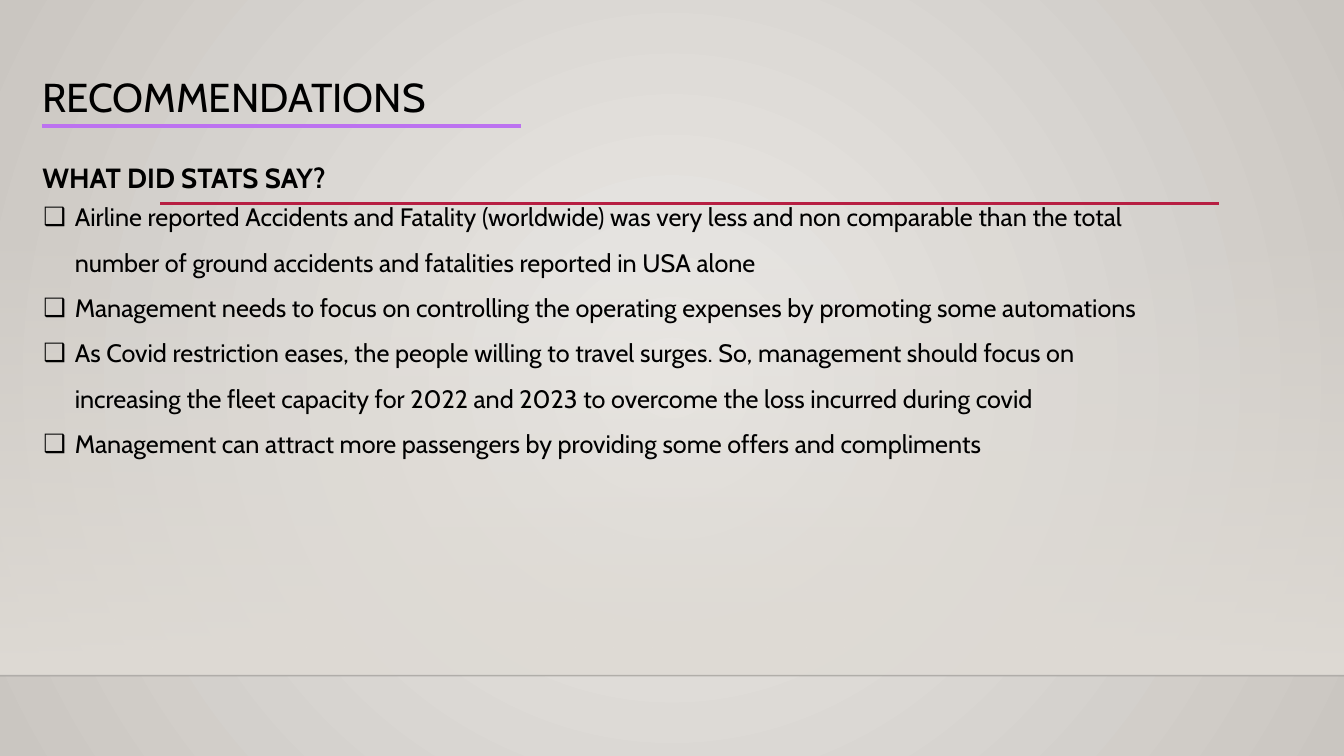
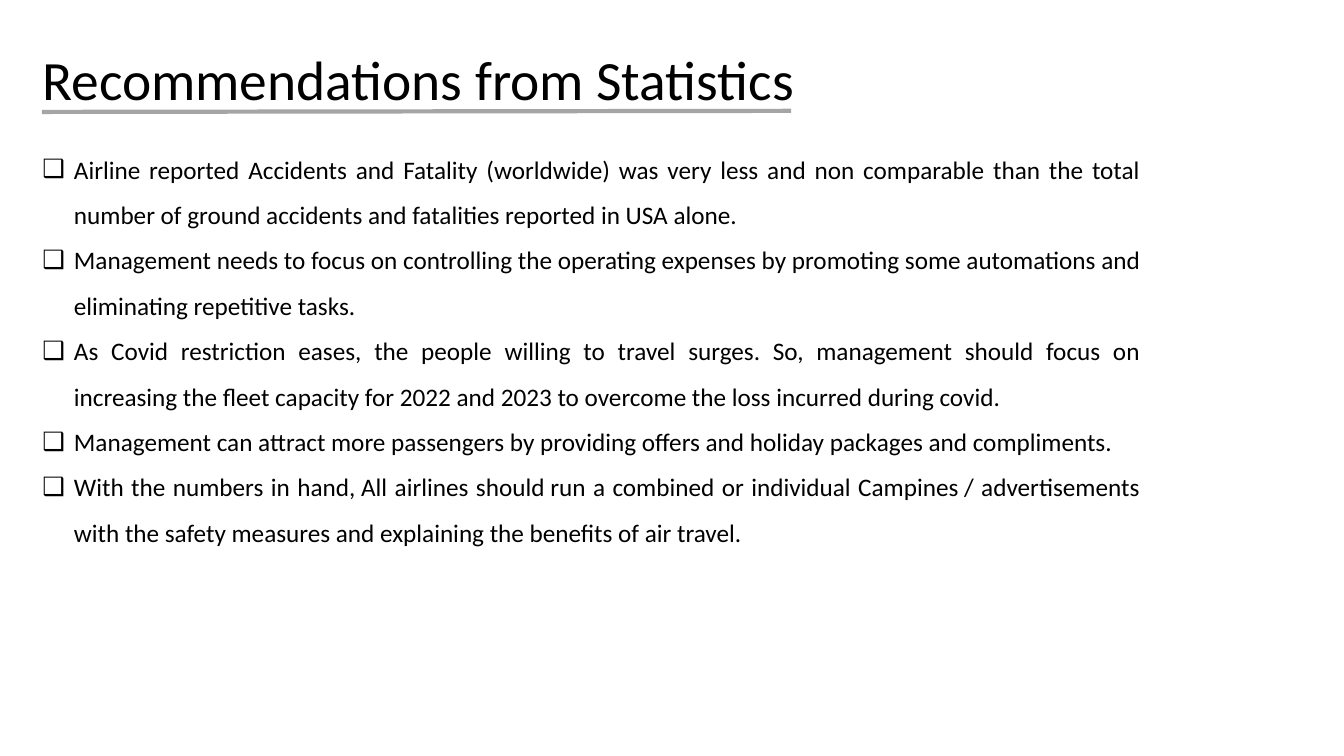
Before and after one commit to vjjampani/vjjampani, a slide deck: slide 10 of DSC-640/TermProject/Task-2/DSC640_Venkat Jagadeesh Jampani_Task2.pptx. Drawn at 1344x756 pixels with LibreOffice and Linux fonts; fonts in the diff are those of the drawing; background and template pictures are left out. Boxes give left, top, right and bottom in pixels: in the first picture for what was removed or moved away, otherwise in the second. Text is boxed around its words. In the diff, an @@ line names an element or a change of style, - is before the commit and + after.

```diff
--- a/DSC-640/TermProject/Task-2/DSC640_Venkat Jagadeesh Jampani_Task2.pptx
+++ b/DSC-640/TermProject/Task-2/DSC640_Venkat Jagadeesh Jampani_Task2.pptx
@@ background gradient #ECEAE7 to #CAC7C1 to #FFFFFF @@
@@ title "Recommendations from Statistics" at <box>42,61,794,114</box>: vertical alignment top to middle @@
@@ title at <box>42,61,794,114</box>: text changed; size 19.8 to 39.6 pt; font Cabin to Calibri; bold off @@
-RECOMMENDATIONS
-WHAT DID STATS SAY?
+Recommendations from Statistics
@@ line moved from (41, 126) - (520, 126) to (41, 112) - (791, 111) @@
@@ line (41, 112) - (791, 111): stroke #BC72F0 3 pt to #A5A5A5 3 pt @@
@@ text at <box>74,160,1140,547</box>: text changed; font Cabin to Calibri @@
-❑ Airline reported Accidents and Fatality (worldwide) was very less and non comparable than the total number of ground accidents and fatalities reported in USA alone
-❑ Management needs to focus on controlling the operating expenses by promoting some automations
-❑ As Covid restriction eases, the people willing to travel surges. So, management should focus on increasing the fleet capacity for 2022 and 2023 to overcome the loss incurred during covid
-❑ Management can attract more passengers by providing some offers and compliments
+❑ Airline reported Accidents and Fatality (worldwide) was very less and non comparable than the total number of ground accidents and fatalities reported in USA alone.
+❑ Management needs to focus on controlling the operating expenses by promoting some automations and eliminating repetitive tasks.
+❑ As Covid restriction eases, the people willing to travel surges. So, management should focus on increasing the fleet capacity for 2022 and 2023 to overcome the loss incurred during covid.
+❑ Management can attract more passengers by providing offers and holiday packages and compliments.
+❑ With the numbers in hand, All airlines should run a combined or individual Campines / advertisements with the safety measures and explaining the benefits of air travel.
@@ line removed from (160, 204) to (1219, 204) @@
@@ rectangle removed at <box>0,223,1344,676</box> @@
@@ line removed from (0, 676) to (1344, 676) @@
```
Also in this commit, not shown: 11 other slides changed.
